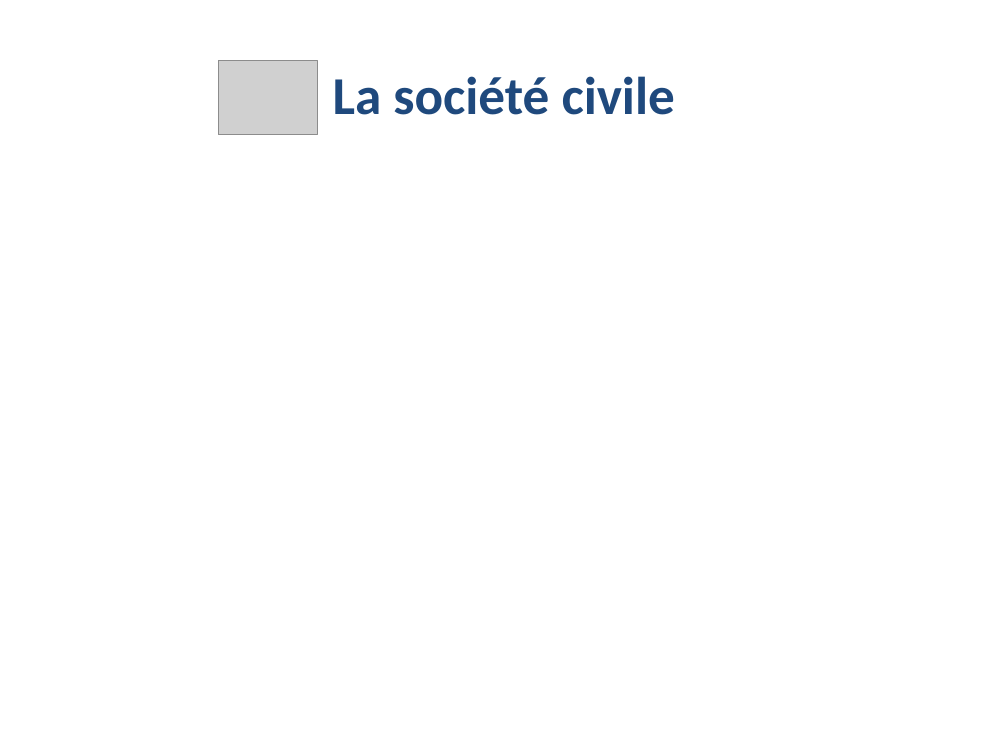
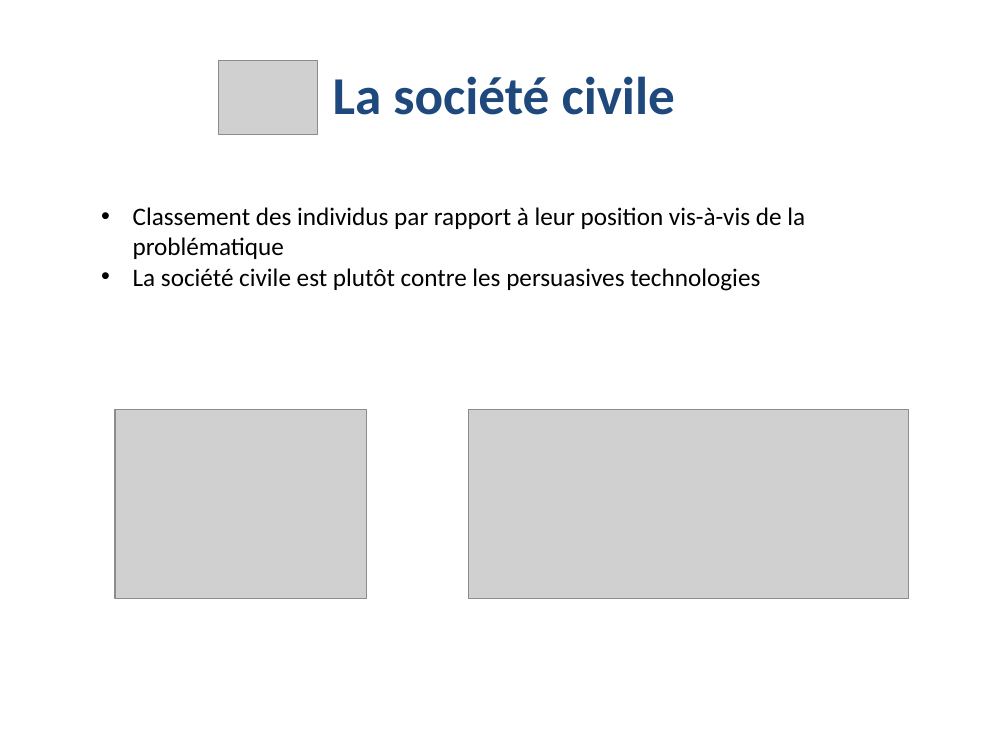
Before and after one commit to controverses-telecomparistech/2017-controverses-persuasive-technology, a slide deck: slide 6 of presentation.pptx. Drawn at 1008x756 pixels with LibreOffice and Linux fonts; fonts in the diff are those of the drawing; grey boxes stand for pictures. Boxes give left, top, right and bottom in pixels: in the first picture for what was removed or moved away, otherwise in the second. Text is boxed around its words. In the diff, an @@ line names an element or a change of style, - is before the commit and + after.

```diff
--- a/presentation.pptx
+++ b/presentation.pptx
@@ text added at (133,207,805,291), 18 pt, text #000000 @@
+• Classement des individus par rapport à leur position vis-à-vis de la problématique
+• La société civile est plutôt contre les persuasives technologies
@@ picture added at (115,409,367,599) @@
@@ picture added at (468,409,908,599) @@
```
